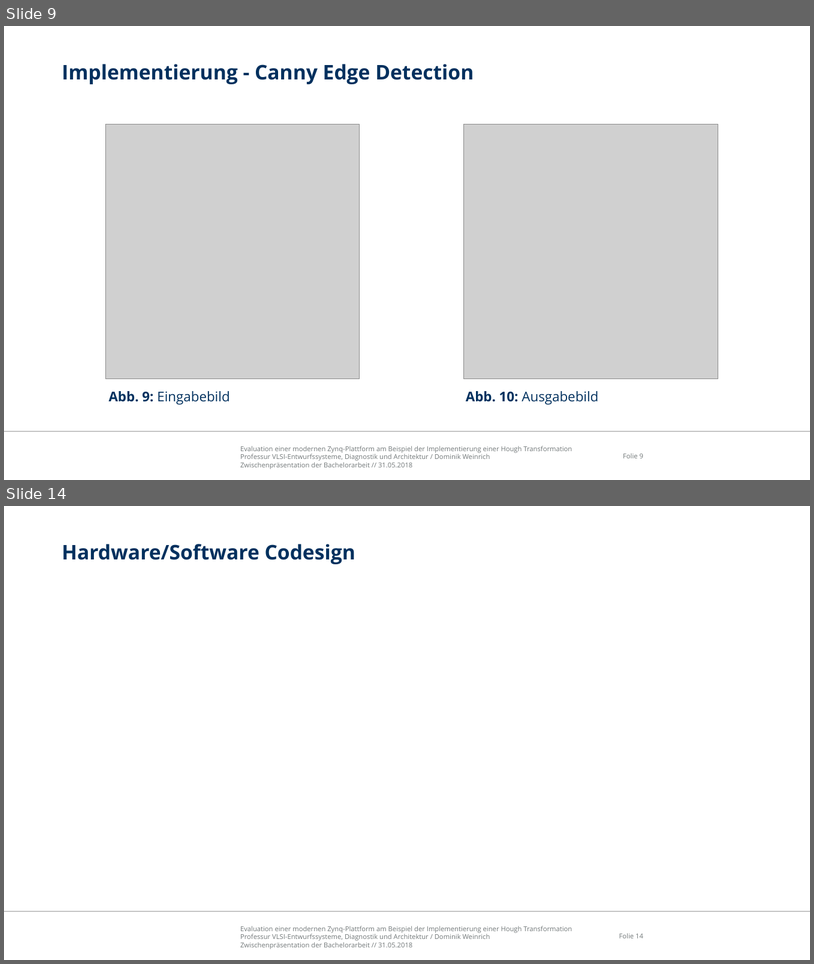
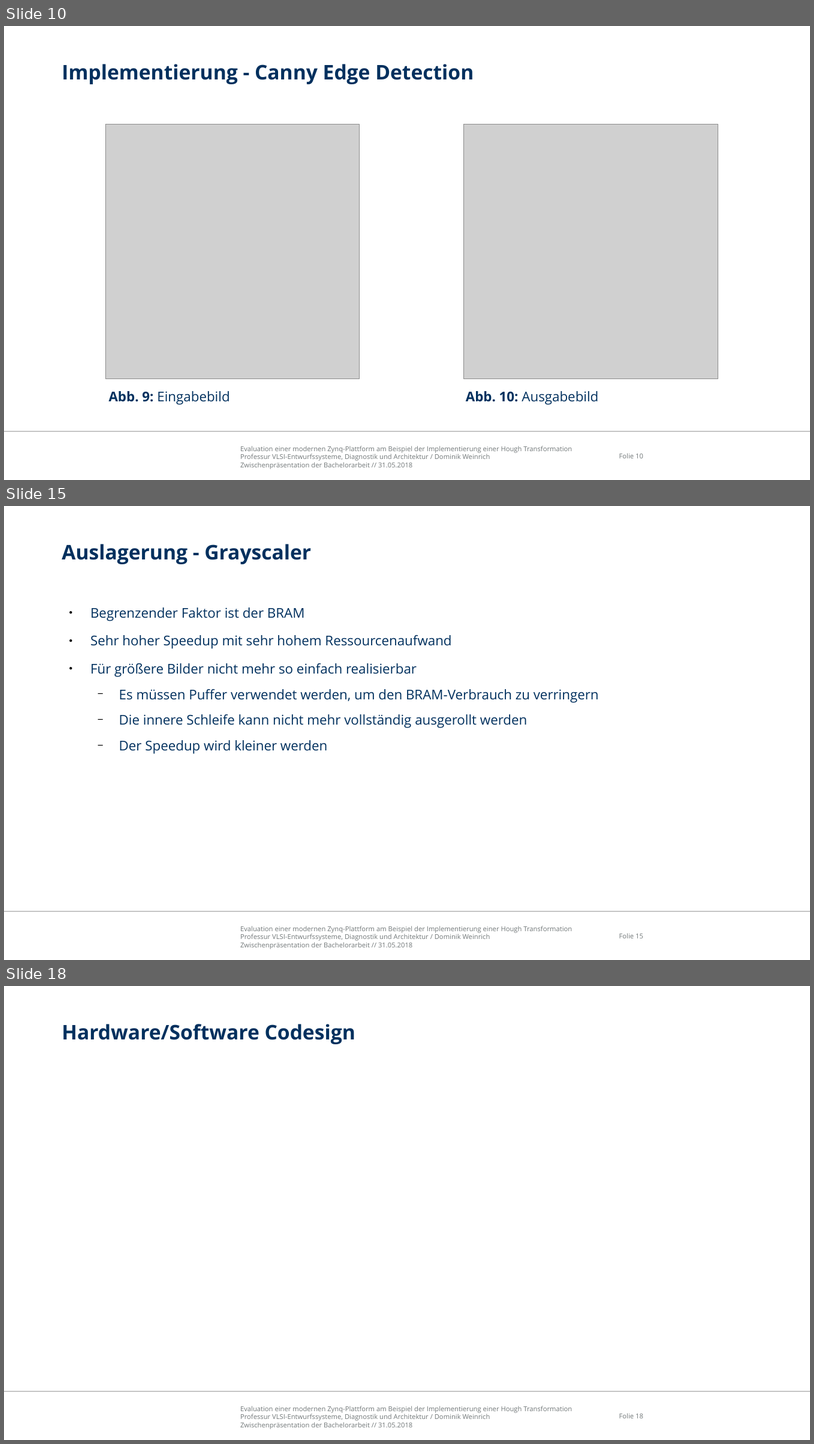
Before and after one commit to freeDom-/hough, a slide deck: Verteidigung/Verteidigung.odp. Shown one above the other, each under a label of ours: slides 9 and 14 before the commit, slides 10, 15 and 18 after it; the slides between them are not shown. The pictures are 814x964 and 814x1444 pixels, drawn with LibreOffice and Linux fonts; fonts in the diff are those of the drawing; grey boxes stand for pictures; background and template pictures are left out. Boxes give left, top, right and bottom in pixels: in the first picture for what was removed or moved away, otherwise in the second. Text is boxed around its words. In the diff, an @@ line names an element or a change of style, - is before the commit and + after.

```diff
--- a/Verteidigung/Verteidigung.odp
+++ b/Verteidigung/Verteidigung.odp
@@ slide 15 added at box(4, 506, 810, 960), background #FFFFFF; not listed: 3 template elements that a slide beside it also shows @@
@@ title added at box(62, 544, 311, 564), 24 pt, text #00305E, bold @@
+Auslagerung - Grayscaler
@@ text added at box(90, 607, 599, 754), 16 pt, text #00305E @@
+● Begrenzender Faktor ist der BRAM
+● Sehr hoher Speedup mit sehr hohem Ressourcenaufwand
+● Für größere Bilder nicht mehr so einfach realisierbar
+  − Es müssen Puffer verwendet werden, um den BRAM-Verbrauch zu verringern
+  − Die innere Schleife kann nicht mehr vollständig ausgerollt werden
+  − Der Speedup wird kleiner werden
@@ what was slide 9 is now slide 10 @@
@@ page number at box(620, 453, 644, 458): text changed @@
-Folie 9
+Folie 10
@@ what was slide 14 is now slide 18 @@
@@ page number at box(620, 1413, 644, 1418): text changed @@
-Folie 14
+Folie 18
```
Also in this commit, not shown: 3 slides changed, 5 other slides added, 2 slides removed, 2 other files.
